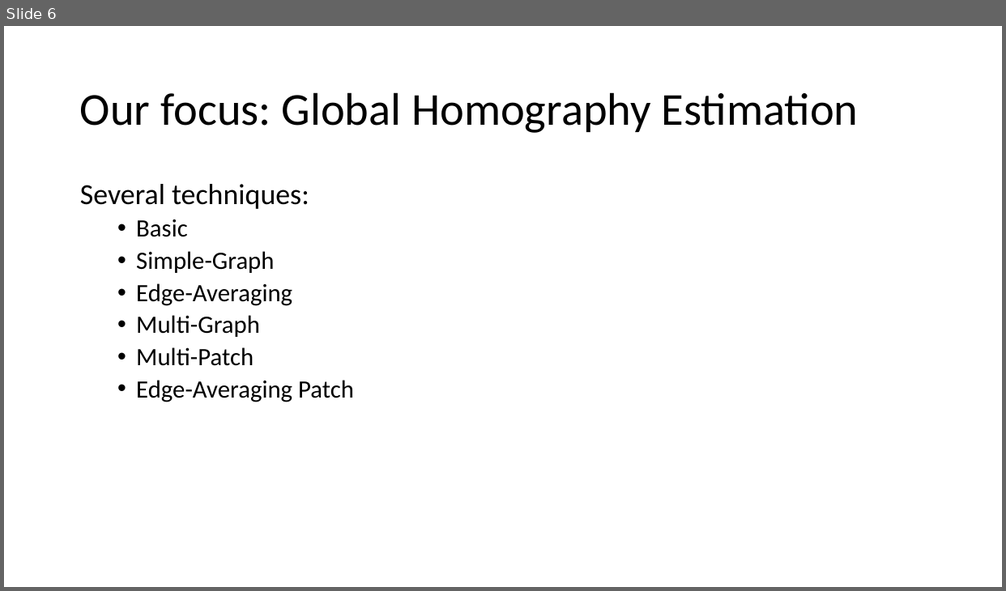
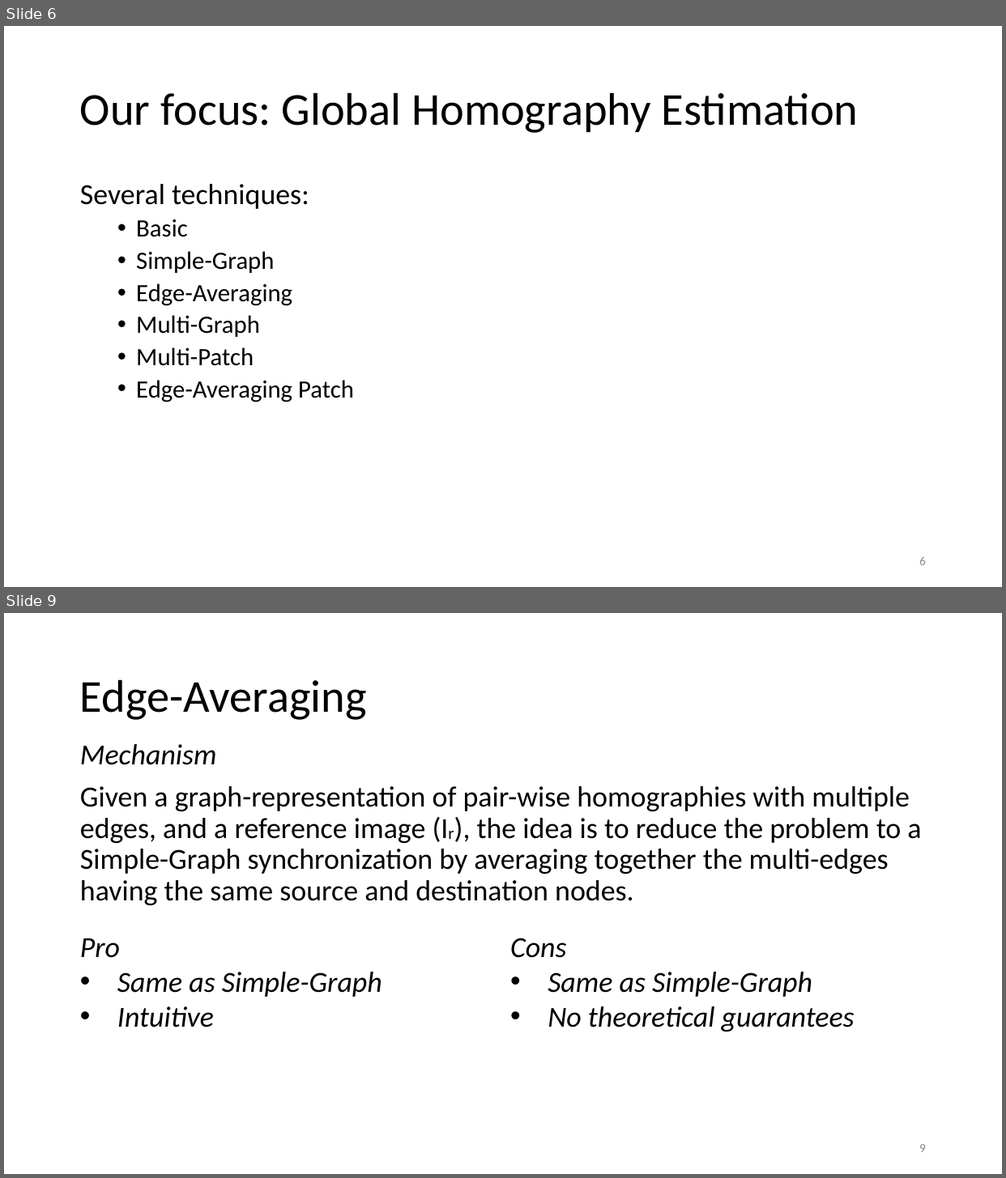
Before and after one commit to fasana-corrado/RGB-Mosaicing-via-Multigraph-Synchronization, a slide deck: presentation.pptx. Shown one above the other, each under a label of ours: slide 6 before the commit, slides 6 and 9 after it; the slides between them are not shown. The pictures are 1006x591 and 1006x1178 pixels, drawn with LibreOffice and Linux fonts; fonts in the diff are those of the drawing. Boxes give left, top, right and bottom in pixels: in the first picture for what was removed or moved away, otherwise in the second. Text is boxed around its words. In the diff, an @@ line names an element or a change of style, - is before the commit and + after.

Commit message:
Updated presentation, fixed multi-patch

```diff
--- a/presentation.pptx
+++ b/presentation.pptx
@@ slide 9 added at (4, 613, 1002, 1174), background #FFFFFF @@
@@ title added at (80, 679, 367, 720), 44 pt, text #000000 @@
+Edge-Averaging
@@ text added at (80, 744, 921, 905), 28 pt, text #000000 @@
+Mechanism
+Given a graph-representation of pair-wise homographies with multiple edges, and a reference image (Ir), the idea is to reduce the problem to a Simple-Graph synchronization by averaging together the multi-edges having the same source and destination nodes.
@@ text added at (80, 939, 382, 1028), 28 pt, text #000000, italic @@
+Pro
+• Same as Simple-Graph
+• Intuitive
@@ text added at (510, 938, 854, 1032), 28 pt, text #000000, italic @@
+Cons
+• Same as Simple-Graph
+• No theoretical guarantees
@@ page number added at (919, 1144, 926, 1152), 12 pt, text #8C8C8C @@
+9
@@ slide 6 changed as well @@
@@ page number added at (919, 557, 926, 565), 12 pt, text #8C8C8C @@
+6
```
Also in this commit, not shown: 5 other slides changed, 11 other slides added, 1 slide removed, 10 other files.
